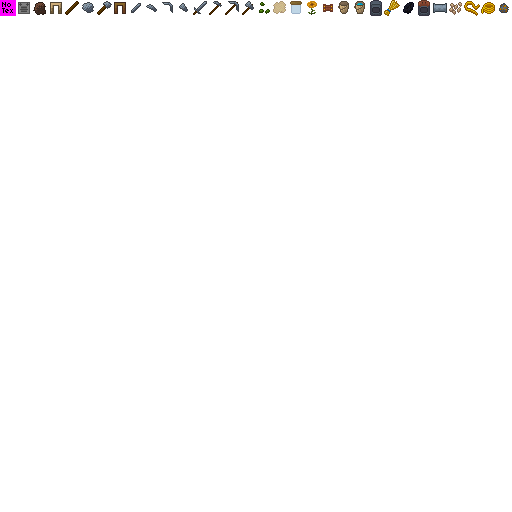
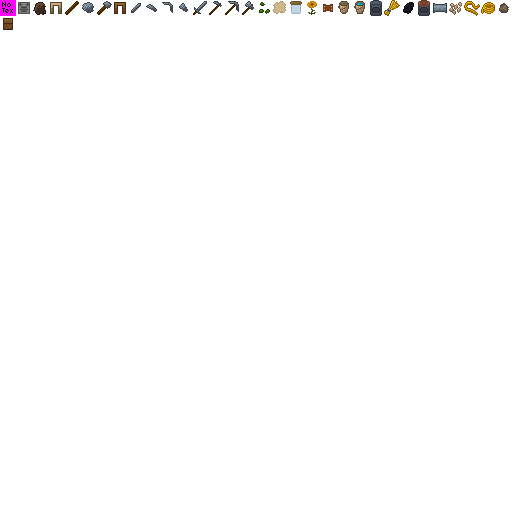
Layers edited between the first and the second 512px x 512px image:
added layer "Layer 32" above "Layer 31" over left=3, top=18, right=13, bottom=30
